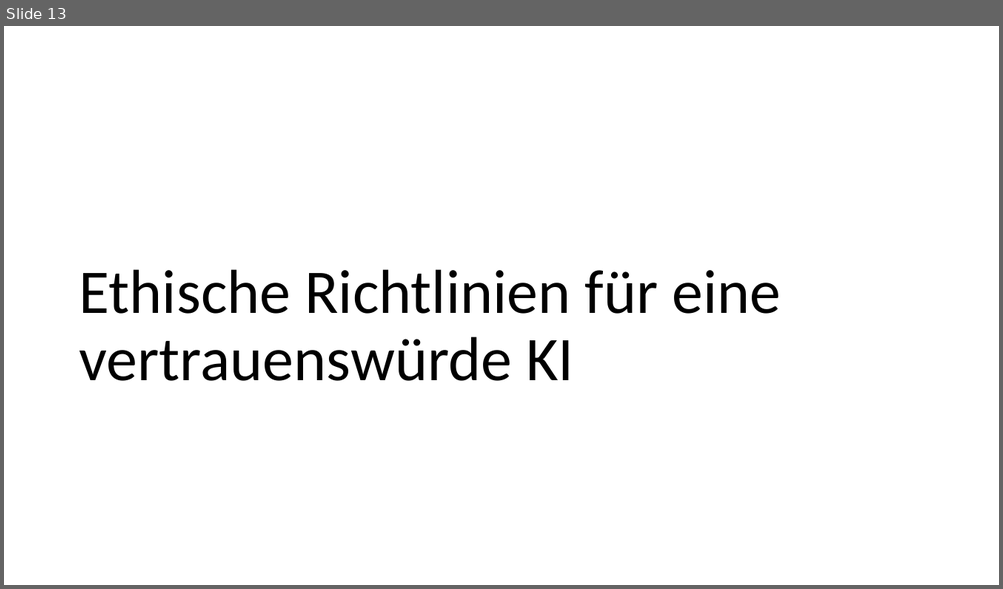
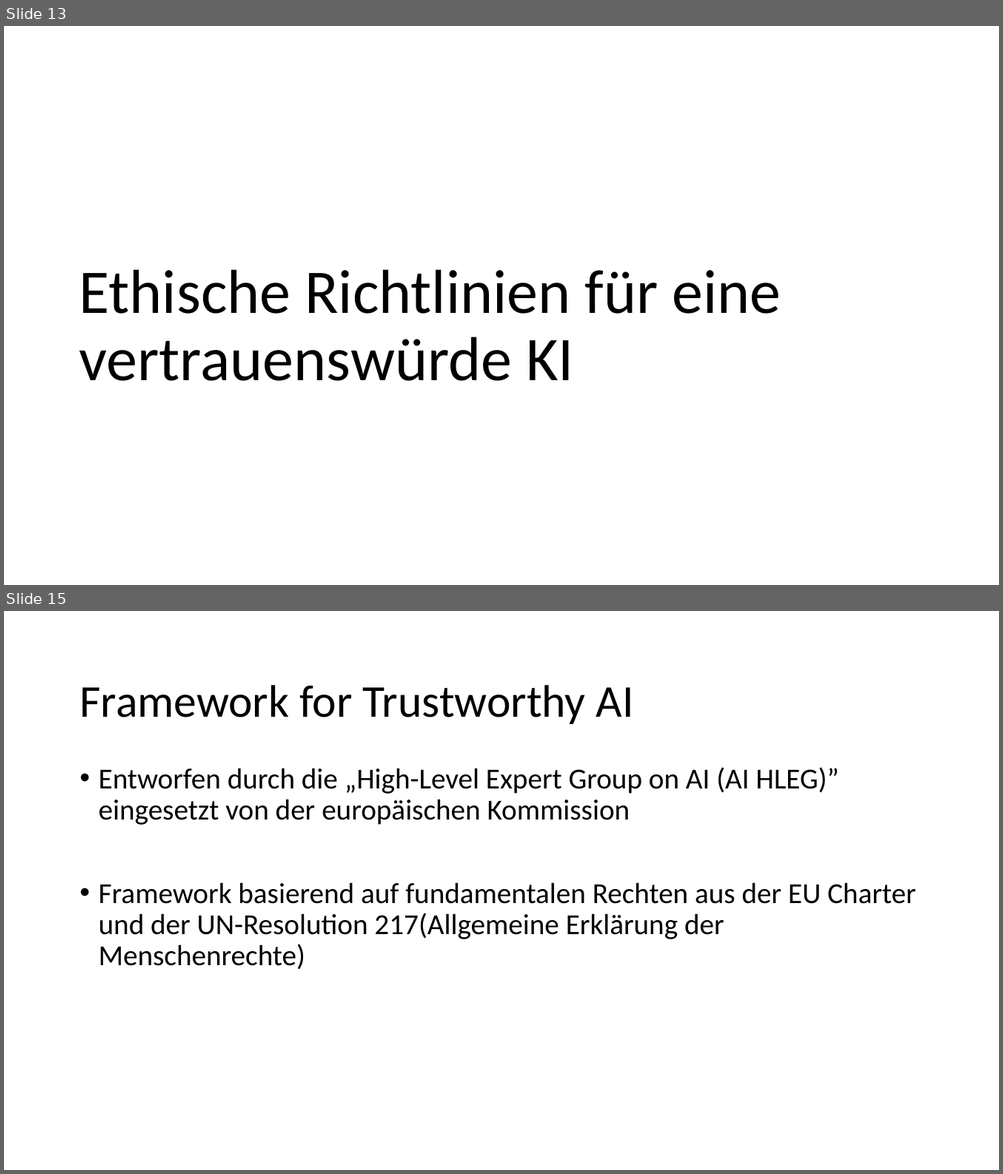
Before and after one commit to bosinoliver/ros-kinect-roboticarm, a slide deck: Kognitive Systeme Vortrag/Ethics in AI.pptx. Shown one above the other, each under a label of ours: slide 13 before the commit, slides 13 and 15 after it; the slides between them are not shown. The pictures are 1003x589 and 1003x1174 pixels, drawn with LibreOffice and Linux fonts; fonts in the diff are those of the drawing; background and template pictures are left out. Boxes give left, top, right and bottom in pixels: in the first picture for what was removed or moved away, otherwise in the second. Text is boxed around its words. In the diff, an @@ line names an element or a change of style, - is before the commit and + after.

```diff
--- a/Kognitive Systeme Vortrag/Ethics in AI.pptx
+++ b/Kognitive Systeme Vortrag/Ethics in AI.pptx
@@ slide 15 added at bbox=[4, 611, 999, 1170], background #FFFFFF @@
@@ title added at bbox=[79, 685, 634, 724], 44 pt, text #000000 @@
+Framework for Trustworthy AI
@@ text added at bbox=[99, 767, 916, 970], 28 pt, text #000000 @@
+• Entworfen durch die „High-Level Expert Group on AI (AI HLEG)” eingesetzt von der europäischen Kommission
+• Framework basierend auf fundamentalen Rechten aus der EU Charter und der UN-Resolution 217(Allgemeine Erklärung der Menschenrechte)
```
Also in this commit, not shown: 3 slides changed, 6 other slides added, 2 other files.
